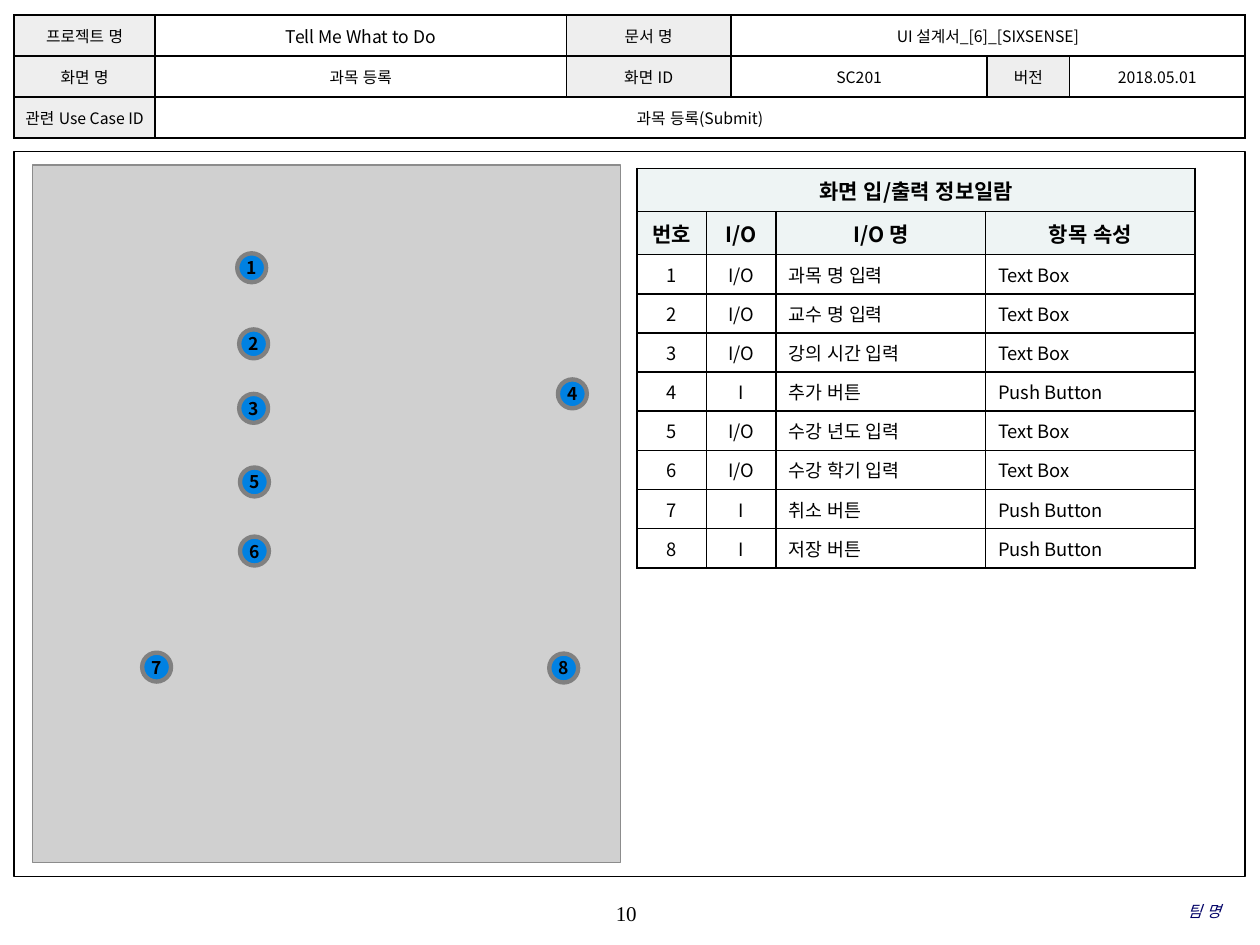
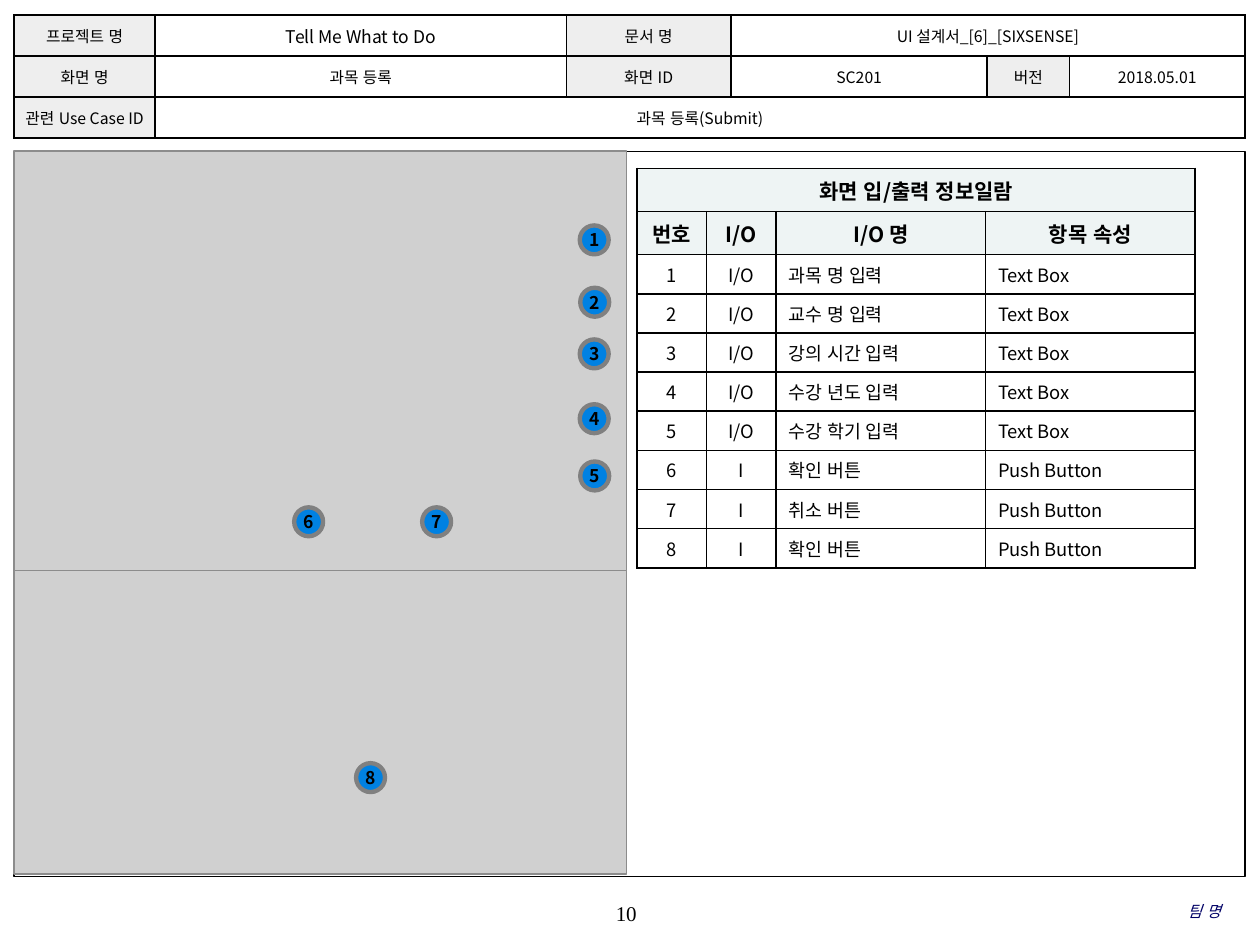
Before and after one commit to SMU-SE-Admin/18-1_6_SIXSENSE_Doc, a slide deck: slide 10 of 03 설계/UI 설계서_[6]_[SIXSENSE].pptx. Drawn at 1260x945 pixels with LibreOffice and Linux fonts; fonts in the diff are those of the drawing; grey boxes stand for pictures; background and template pictures are left out. Boxes give left, top, right and bottom in pixels: in the first picture for what was removed or moved away, otherwise in the second. Text is boxed around its words. In the diff, an @@ line names an element or a change of style, - is before the commit and + after.

```diff
--- a/03 설계/UI 설계서_[6]_[SIXSENSE].pptx
+++ b/03 설계/UI 설계서_[6]_[SIXSENSE].pptx
@@ picture: place and size @@
-picture at <box>33,165,620,863</box>
+picture at <box>14,151,626,571</box>
@@ table at <box>638,169,1194,562</box> @@
-row 6: 4 | I | 추가 버튼 | Push Button
+row 6: 4 | I/O | 수강 년도 입력 | Text Box
-row 7, column 3: 수강 년도 입력
+row 7, column 3: 수강 학기 입력
-row 8: 6 | I/O | 수강 학기 입력 | Text Box
+row 8: 6 | I | 확인 버튼 | Push Button
-row 10, column 3: 저장 버튼
+row 10, column 3: 확인 버튼
@@ ellipse "1": place and size @@
-ellipse "1" at <box>237,253,266,282</box>
+ellipse "1" at <box>580,226,609,255</box>
@@ ellipse "2": place and size @@
-ellipse "2" at <box>239,329,268,358</box>
+ellipse "2" at <box>580,287,609,316</box>
@@ ellipse "3": place and size @@
-ellipse "3" at <box>239,394,268,423</box>
+ellipse "3" at <box>580,339,609,368</box>
@@ ellipse "4": place and size @@
-ellipse "4" at <box>558,379,587,408</box>
+ellipse "4" at <box>580,404,609,433</box>
@@ ellipse "5": place and size @@
-ellipse "5" at <box>239,467,268,496</box>
+ellipse "5" at <box>580,461,609,490</box>
@@ ellipse "6": place and size @@
-ellipse "6" at <box>239,537,268,566</box>
+ellipse "6" at <box>294,508,323,537</box>
@@ ellipse "7": place and size @@
-ellipse "7" at <box>142,653,171,682</box>
+ellipse "7" at <box>422,508,451,537</box>
@@ picture added at <box>14,571,626,874</box> @@
@@ ellipse "8": place and size @@
-ellipse "8" at <box>549,654,578,683</box>
+ellipse "8" at <box>357,764,386,793</box>
```
Also in this commit, not shown: 18 other slides changed, 4 slides added.
